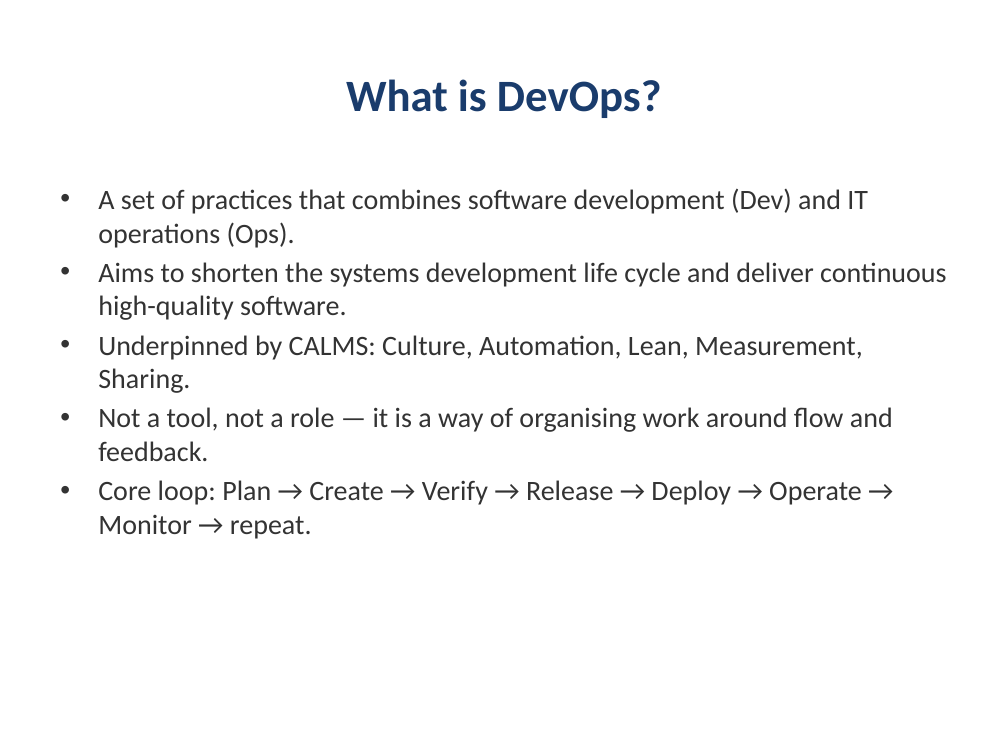
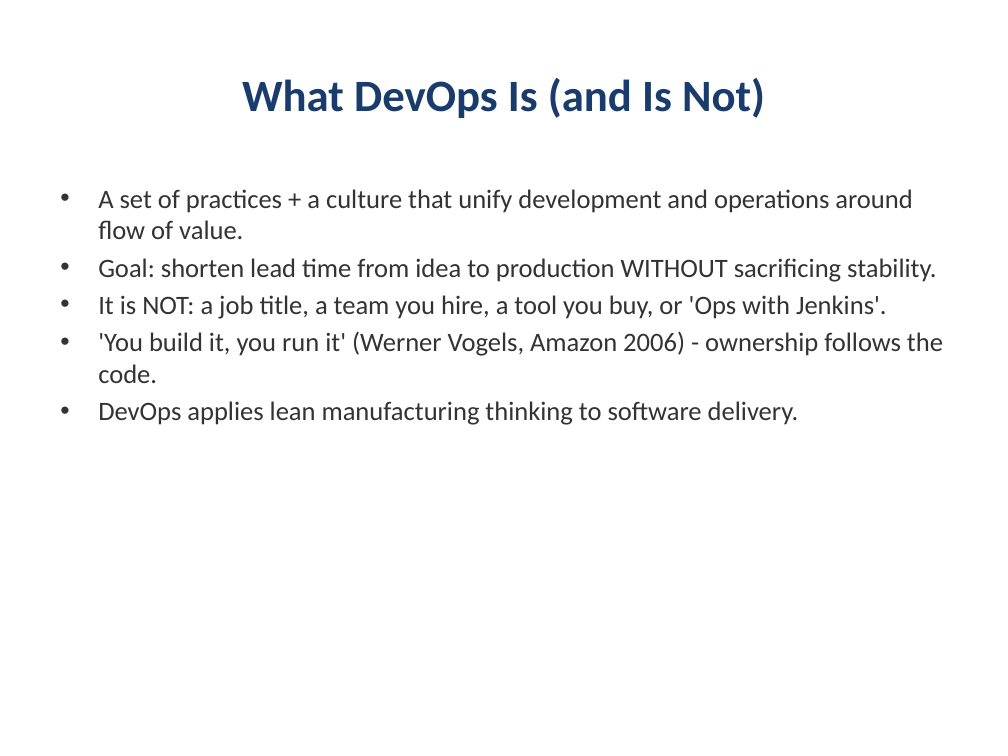
Before and after one commit to kumbulanit/devopsplaformngr, a slide deck: slide 4 of slides/DevOps-PlatformEngineering-Day1.pptx (slide 3 before the commit). Drawn at 1008x756 pixels with LibreOffice and Linux fonts; fonts in the diff are those of the drawing. Boxes give left, top, right and bottom in pixels: in the first picture for what was removed or moved away, otherwise in the second. Text is boxed around its words. In the diff, an @@ line names an element or a change of style, - is before the commit and + after.

```diff
--- a/slides/DevOps-PlatformEngineering-Day1.pptx
+++ b/slides/DevOps-PlatformEngineering-Day1.pptx
@@ title at (242,78,765,118): text changed @@
-What is DevOps?
+What DevOps Is (and Is Not)
@@ text at (98,189,943,425): text changed; size 20 to 19 pt @@
-• A set of practices that combines software development (Dev) and IT operations (Ops).
-• Aims to shorten the systems development life cycle and deliver continuous high-quality software.
-• Underpinned by CALMS: Culture, Automation, Lean, Measurement, Sharing.
-• Not a tool, not a role — it is a way of organising work around flow and feedback.
-• Core loop: Plan → Create → Verify → Release → Deploy → Operate → Monitor → repeat.
+• A set of practices + a culture that unify development and operations around flow of value.
+• Goal: shorten lead time from idea to production WITHOUT sacrificing stability.
+• It is NOT: a job title, a team you hire, a tool you buy, or 'Ops with Jenkins'.
+• 'You build it, you run it' (Werner Vogels, Amazon 2006) - ownership follows the code.
+• DevOps applies lean manufacturing thinking to software delivery.
```
Also in this commit, not shown: 15 other slides changed, 23 slides added, 10 slides removed, 9 other files.
